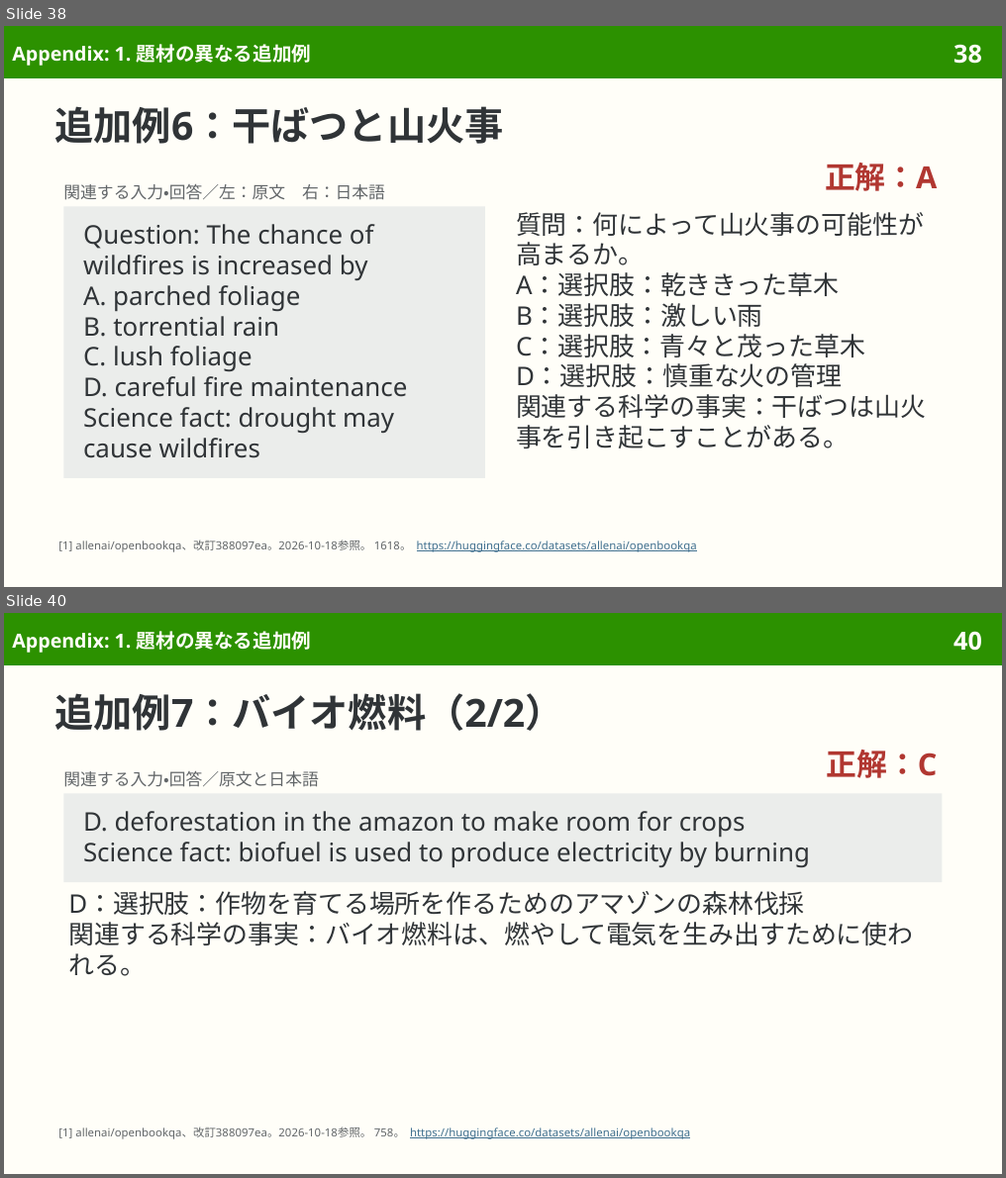
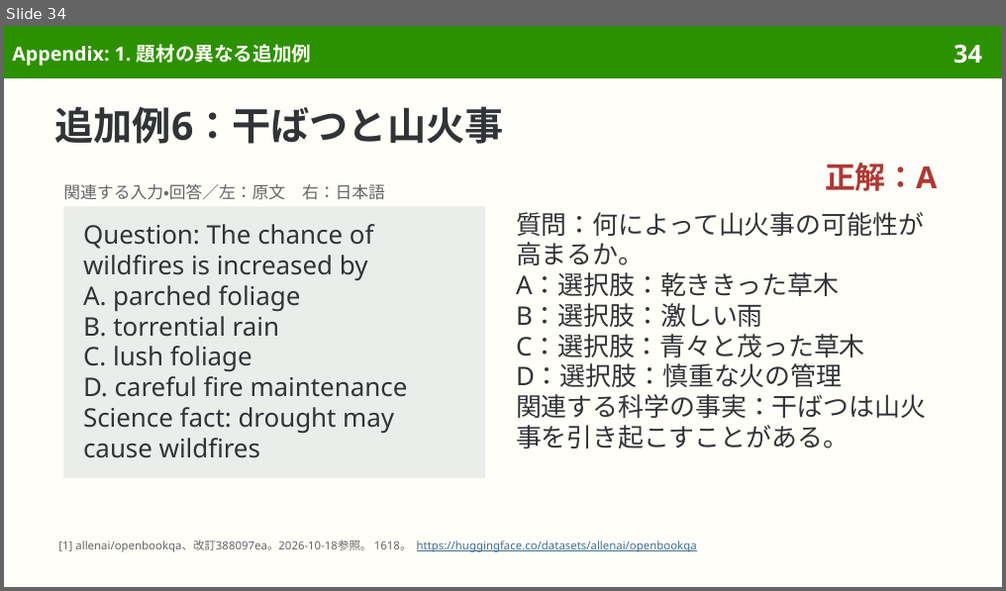
Before and after one commit to sasakiy84/datasets-in-10-minutes, a slide deck: slides/datasets-in-10-minutes-openbookqa.pptx. Shown one above the other, each under a label of ours: slides 38 and 40 before the commit, slide 34 after it; the slides between them are not shown. The pictures are 1006x1178 and 1006x591 pixels, drawn with LibreOffice and Linux fonts; fonts in the diff are those of the drawing. Boxes give left, top, right and bottom in pixels: in the first picture for what was removed or moved away, otherwise in the second. Text is boxed around its words. In the diff, an @@ line names an element or a change of style, - is before the commit and + after.

Commit message:
Reflow openbookqa examples with complete originals first

```diff
--- a/slides/datasets-in-10-minutes-openbookqa.pptx
+++ b/slides/datasets-in-10-minutes-openbookqa.pptx
@@ slide 40 removed at (4, 613, 1002, 1174), background #FFFEF8; not listed: 2 template elements that a slide beside it also shows @@
@@ title removed at (12, 631, 312, 653) @@
-Appendix: 1. 題材の異なる追加例
@@ title removed at (55, 693, 564, 731) @@
-追加例7：バイオ燃料（2/2）
@@ text removed at (827, 750, 938, 778) @@
-正解：C
@@ text removed at (63, 771, 318, 787) @@
-関連する入力・回答／原文と日本語
@@ rectangle removed at (63, 793, 943, 882) @@
-D. deforestation in the amazon to make room for crops
-Science fact: biofuel is used to produce electricity by burning
@@ text removed at (68, 891, 913, 976) @@
-D：選択肢：作物を育てる場所を作るためのアマゾンの森林伐採
-関連する科学の事実：バイオ燃料は、燃やして電気を生み出すために使われる。
@@ text removed at (58, 1127, 690, 1140) @@
-[1] allenai/openbookqa、改訂388097ea。2026-10-18参照。 758。 https://huggingface.co/datasets/allenai/openbookqa
@@ what was slide 38 is now slide 34 @@
@@ page number at (953, 44, 982, 64): text changed @@
-38
+34
```
Also in this commit, not shown: 13 slides changed, 4 other slides removed, 9 other files.
